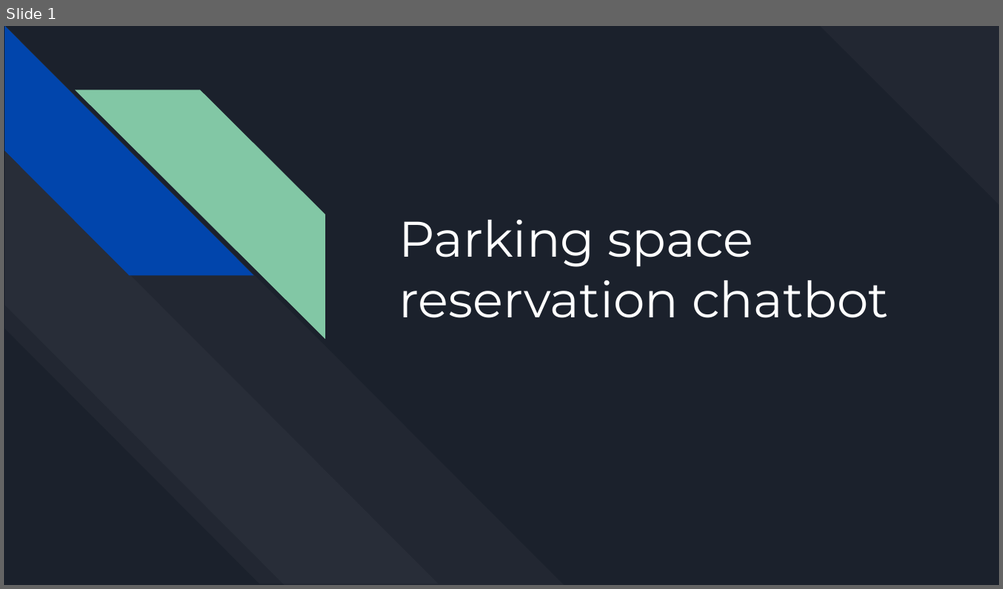
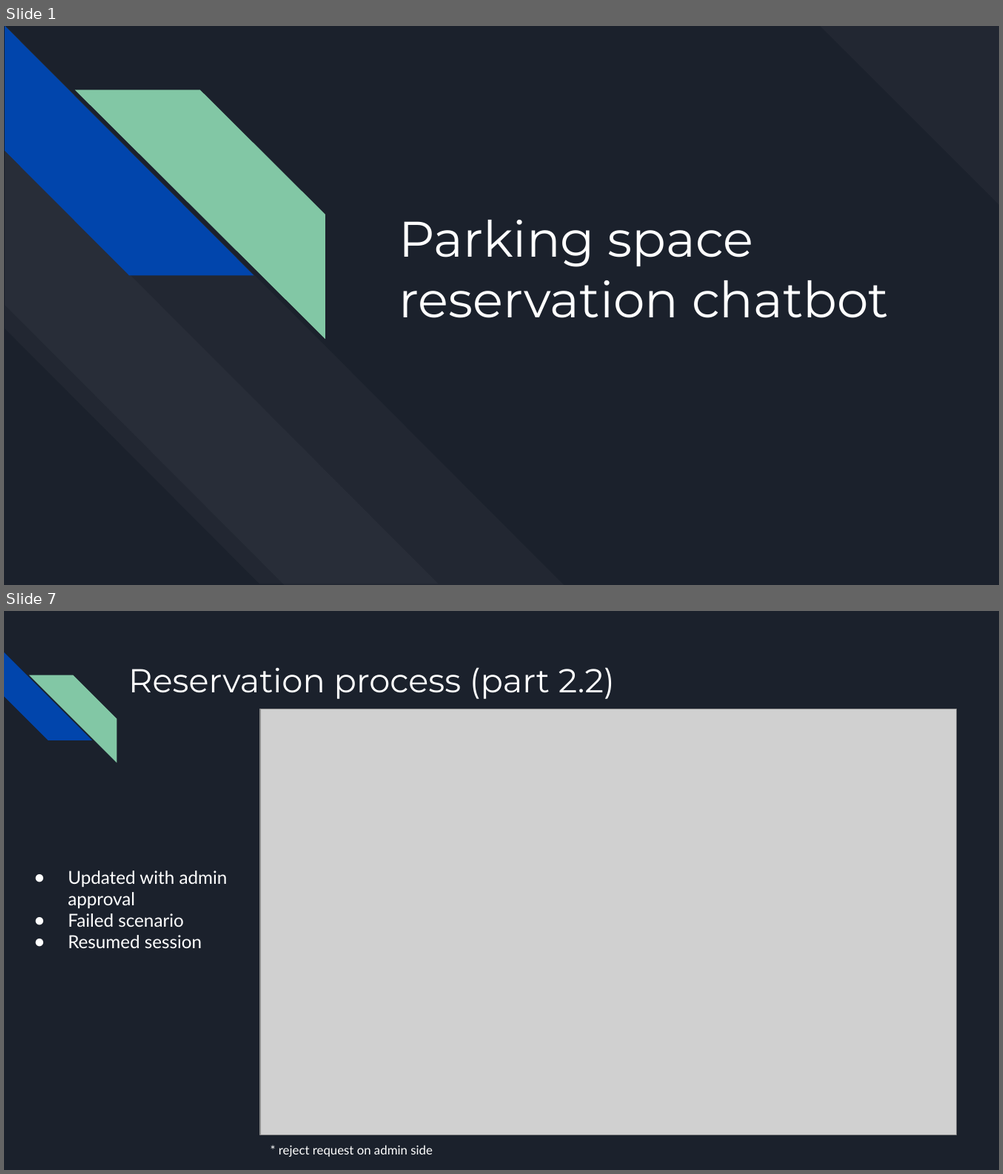
Before and after one commit to PavelKuropatin/parking-space-reservation-chatbot, a slide deck: presentation.pptx. Shown one above the other, each under a label of ours: slide 1 before the commit, slides 1 and 7 after it; the slides between them are not shown. The pictures are 1003x589 and 1003x1174 pixels, drawn with LibreOffice and Linux fonts; fonts in the diff are those of the drawing; grey boxes stand for pictures. Boxes give left, top, right and bottom in pixels: in the first picture for what was removed or moved away, otherwise in the second. Text is boxed around its words. In the diff, an @@ line names an element or a change of style, - is before the commit and + after.

```diff
--- a/presentation.pptx
+++ b/presentation.pptx
@@ slide 7 added at [4, 611, 999, 1170], background #1B212C @@
@@ diag stripe added at [4, 652, 91, 741], fill #0145AC @@
@@ diag stripe added at [29, 675, 116, 762], fill #82C7A5 @@
@@ title added at [128, 667, 614, 699], 24 pt, text #FFFFFF @@
+Reservation process (part 2.2)
@@ picture added at [261, 709, 957, 1136] @@
@@ text added at [68, 871, 227, 948], 13 pt, text #FFFFFF @@
+● Updated with admin approval
+● Failed scenario
+● Resumed session
@@ text added at [279, 1145, 432, 1157], 9 pt, text #FFFFFF @@
+* reject request on admin side
```
Also in this commit, not shown: 4 slides changed, 3 other slides added, 19 other files.
